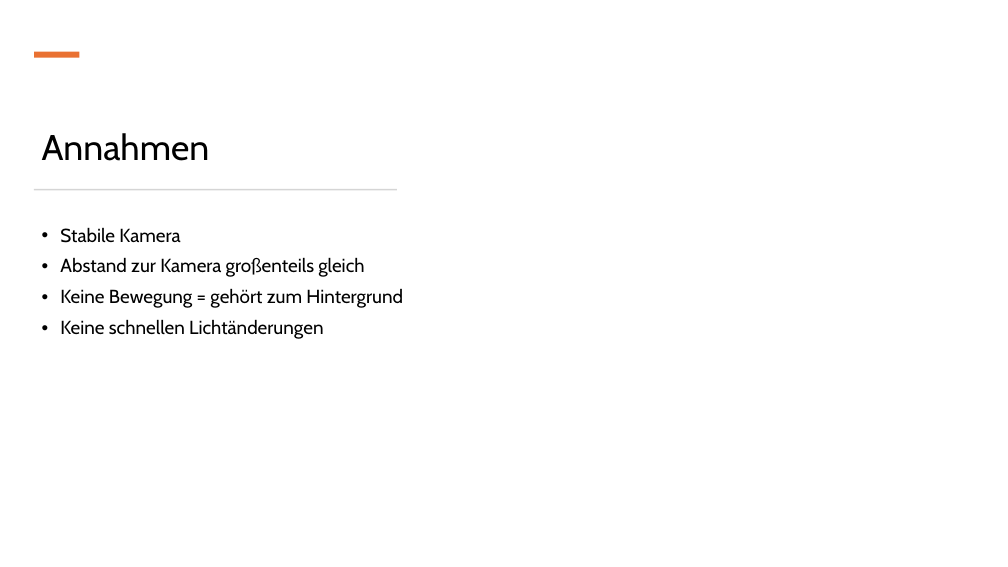
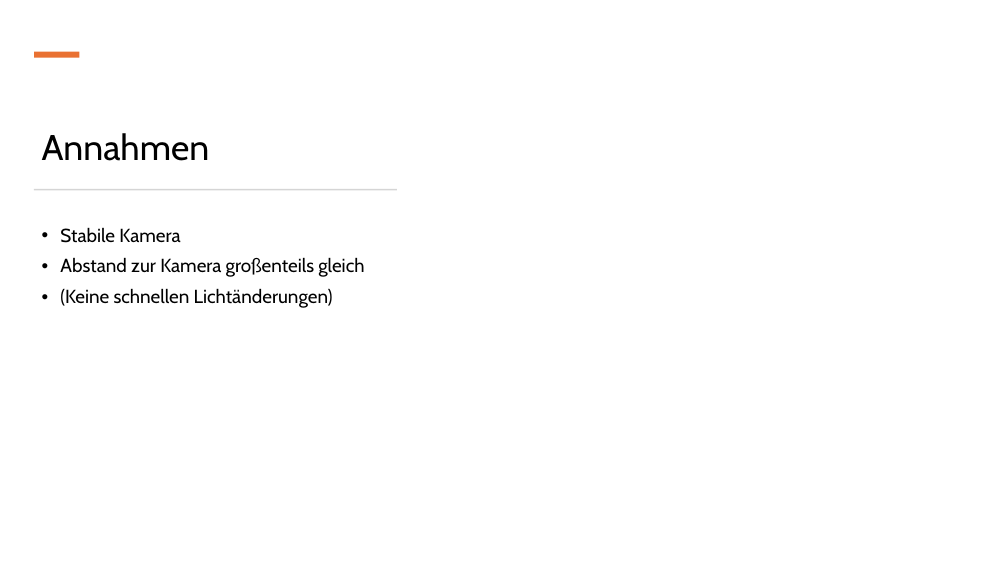
Before and after one commit to IntiGit/ComputerVisionGame, a slide deck: slide 8 of Präsentationen/Meilenstein_2.pptx. Drawn at 1008x567 pixels with LibreOffice and Linux fonts; fonts in the diff are those of the drawing. Boxes give left, top, right and bottom in pixels: in the first picture for what was removed or moved away, otherwise in the second. Text is boxed around its words. In the diff, an @@ line names an element or a change of style, - is before the commit and + after.

```diff
--- a/Präsentationen/Meilenstein_2.pptx
+++ b/Präsentationen/Meilenstein_2.pptx
@@ text at [60,288,333,308]: text changed @@
-• Keine Bewegung = gehört zum Hintergrund
-• Keine schnellen Lichtänderungen
+• (Keine schnellen Lichtänderungen)
```
Also in this commit, not shown: 3 other slides changed, 1 slide added, 1 slide removed, 15 other files.
